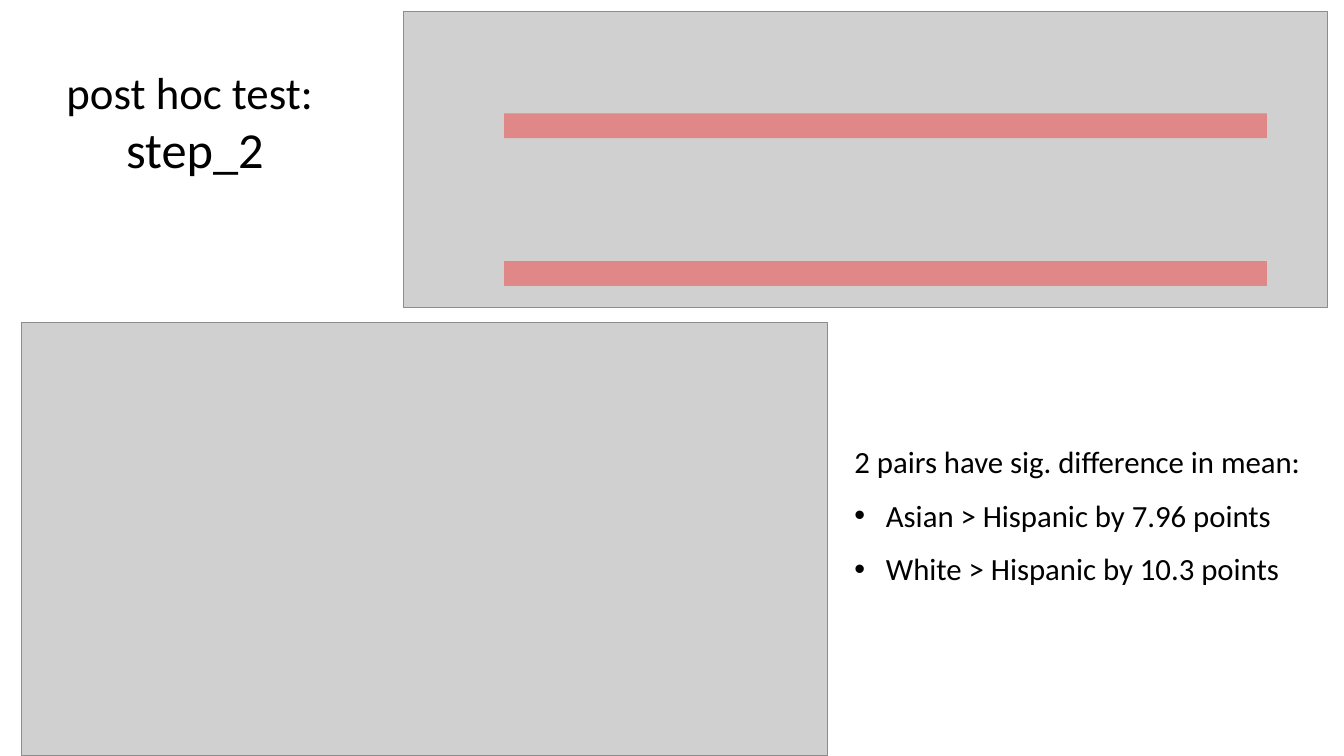
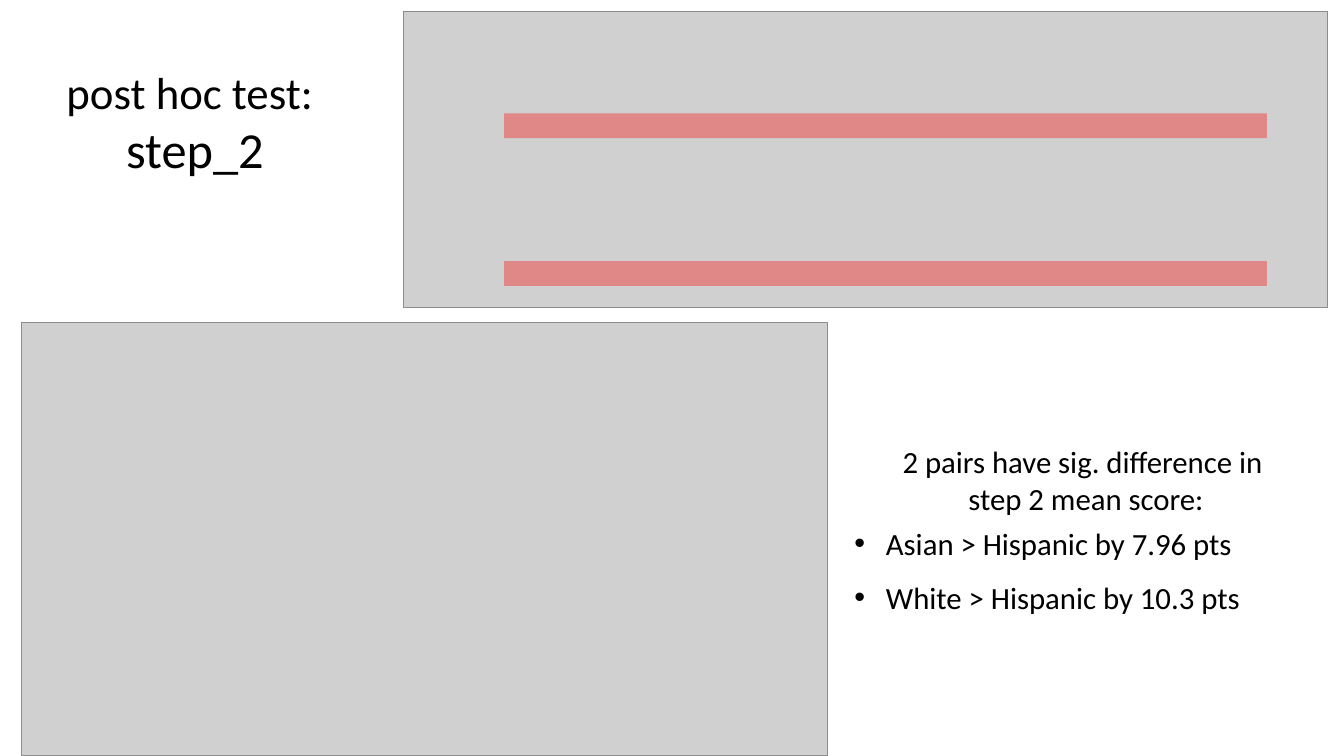
Before and after one commit to tiffanydho/ENT_research, a slide deck: slide 11 of ERAS_Linguistics/ERAS_race_report.pptx (slide 10 before the commit). Drawn at 1344x756 pixels with LibreOffice and Linux fonts; fonts in the diff are those of the drawing; grey boxes stand for pictures. Boxes give left, top, right and bottom in pixels: in the first picture for what was removed or moved away, otherwise in the second. Text is boxed around its words. In the diff, an @@ line names an element or a change of style, - is before the commit and + after.

```diff
--- a/ERAS_Linguistics/ERAS_race_report.pptx
+++ b/ERAS_Linguistics/ERAS_race_report.pptx
@@ text at bbox=[886, 451, 1262, 614]: text changed @@
-2 pairs have sig. difference in mean:
-• Asian > Hispanic by 7.96 points
-• White > Hispanic by 10.3 points
+2 pairs have sig. difference in
+step 2 mean score:
+• Asian > Hispanic by 7.96 pts
+• White > Hispanic by 10.3 pts
```
Also in this commit, not shown: 8 other slides changed, 38 slides added, 1 slide removed, 6 other files.
